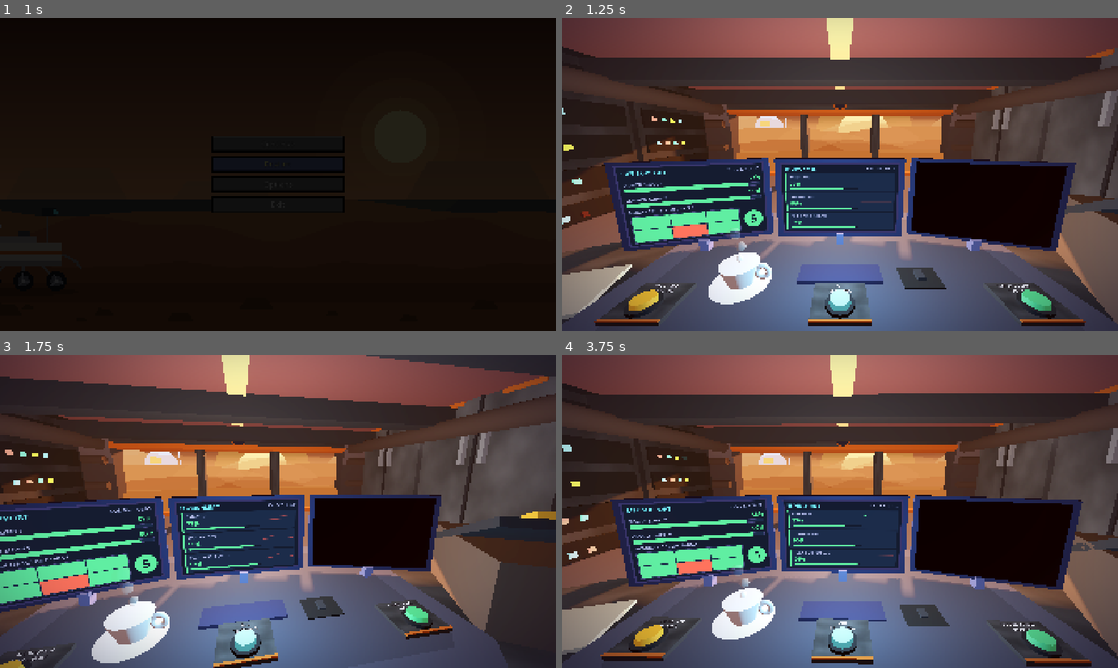
Above: before the commit, frames 1-4 (two rows, left to right).
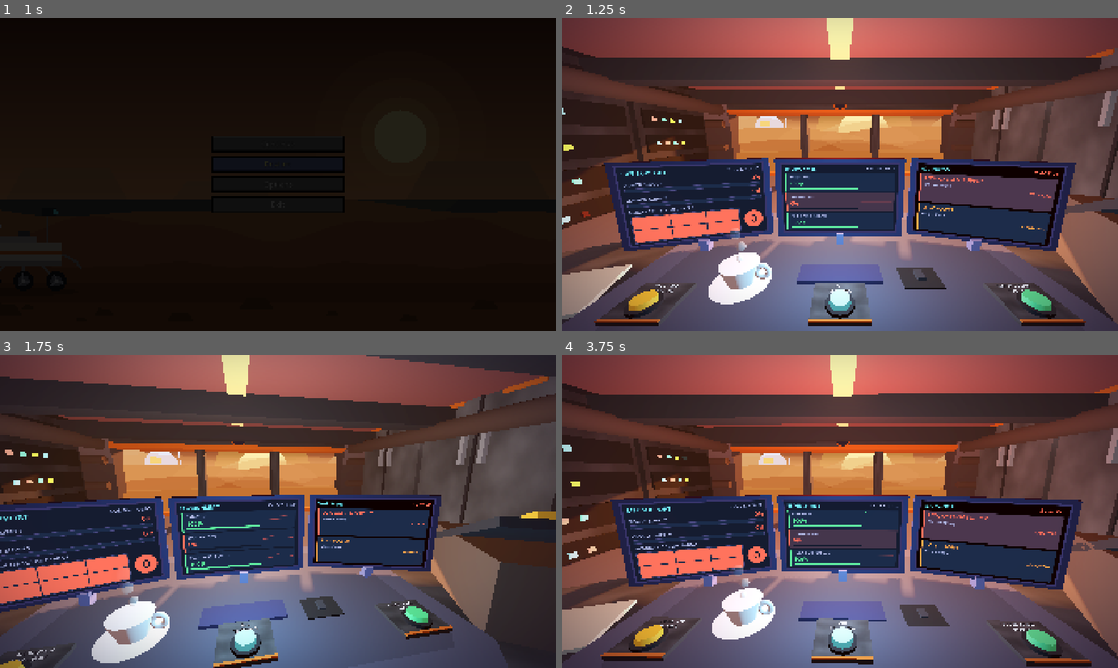
Above: after the commit, the same moments.

Repository: PolarLordStar/junior-astruonaut-mission-trainer
Game: Godot game, scene res://main_menu.tscn
Two runs of this game, one before a commit and one after it. Both use one fixed random seed, a clock stepped at 60 frames per second and the inputs below.
Inputs (mouse positions are in pixels of both pictures, inside the frame that each line leads up to):
- Up to frame 1 (1 s): click "Restart" at 0.5 s
- Up to frame 2 (1.25 s): no input
- Up to frame 3 (1.75 s): move the mouse to (400, 495) at 1.27 s; click (400, 495) at 1.42 s
- Up to frame 4 (3.75 s): move the mouse to (728, 527) at 2.02 s; click (728, 527) at 2.17 s; move the mouse to (895, 442) at 2.77 s; click (895, 442) at 2.92 s; move the mouse to (812, 574) at 3.52 s; click (812, 574) at 3.67 s

Frame 1 is identical in both runs. In frame 2, 15% of the frame differs, in the area x 11-92%, y 0-74%; in frame 3, 6.4%; in frame 4, 20%, in the area x 10-100%, y 0-79%.
Error in both runs: Invalid access to property or key 'DAY_DURATION' on a base object of type 'Node (preset_values.gd)'. (res://main/game/game.gd:29)

Commit message:
linked component variable to monitor

Diff:
--- a/main/game/room/scripts/Sensor.gd
+++ b/main/game/room/scripts/Sensor.gd
@@ -4,7 +4,15 @@
 ## You never add a plain "Sensor" node. Add one of its children instead:
 ## RadiationSensor, OxygenSensor, PerchlorateSensor, PowerSensor, SolarPanelsSensor (or your own).
 ##
-## Three ways a sensor gets its number:
+## In the real game a sensor takes its number from the Components object that the Game node owns
+## (Game.components_script, see main/game/components/components.gd): Radiation, Power, Oxygen,
+## ToxicPerch and SolarPanels. That is the game state, so the monitors always show what Components
+## holds. Components values run from 0 up to their MAX in main/libraries/preset_values.gd; each
+## sensor converts that to its own range below. The sensor finds Components by itself (it looks
+## through its parents for a node that has "components_script"), so nothing has to be wired up.
+##
+## Otherwise (no Game around, e.g. you run control_room.tscn on its own, or "Use Components" is off)
+## there are three ways a sensor gets its number:
 ##   1. simulate = true (default): the sensor's own _simulate() invents believable numbers.
 ##   2. simulate = false and the "Data" array filled in the Inspector: it plays your list of real
 ##      values, one every "Seconds Per Sample"   <-- paste NASA numbers here.
@@ -28,6 +36,8 @@
 
 # ---- editable in the Inspector ----
 @export_group("Data source")
+## ON = read the value from the game's Components object (when there is one). OFF = use the options below.
+@export var use_components := true
 ## ON = built-in simulation. OFF = use the Data array below (or your own set_value() calls).
 @export var simulate := true
 ## Real measurements, one number per sample (used when Simulate is off).
@@ -35,17 +45,26 @@
 @export var seconds_per_sample := 2.0
 @export var loop_data := true
 
+## Used to turn a Components value (0 .. MAX_xxx) into this sensor's own range.
+const PRESET := preload("res://main/libraries/preset_values.gd")
+
 var value := 0.0
 var _data_t := 0.0
+var components   # the Components object (components.gd) that Game owns; null when there is no Game
 
 
 ## Registered here (not in _init) so it always happens, whatever the child scripts do in their own _init.
 func _enter_tree() -> void:
 	add_to_group("sensors")
+	components = _find_components()
+	if use_components and components != null:
+		_pull_from_components()   # so the very first frame already shows the real value
 
 
 func _process(delta: float) -> void:
-	if simulate:
+	if use_components and components != null:
+		_pull_from_components()
+	elif simulate:
 		_simulate(delta)
 	elif data.size() > 0:
 		_data_t += delta
@@ -57,7 +76,27 @@
 		set_value(data[i])
 
 
-## Override in each sensor: update "value" here.
+## Looks up through the parents for the node that owns the Components (the Game node).
+func _find_components():
+	var n := get_parent()
+	while n != null:
+		if "components_script" in n:
+			return n.components_script
+		n = n.get_parent()
+	return null
+
+
+## Override in each sensor: read the matching variable from "components" and call set_value().
+func _pull_from_components() -> void:
+	pass
+
+
+## Converts a Components value (0 .. components_max) into this sensor's own range (min_value .. max_value).
+func _from_components(v, components_max: float) -> float:
+	return remap(float(v), 0.0, components_max, min_value, max_value)
+
+
+## Override in each sensor: update "value" here (used when there is no Components).
 func _simulate(_delta: float) -> void:
 	pass
 
--- a/main/game/room/scripts/oxygen_sensor.gd
+++ b/main/game/room/scripts/oxygen_sensor.gd
@@ -1,5 +1,6 @@
 class_name OxygenSensor
 extends Sensor
+## In the game its value is Components.Oxygen (0 .. MAX_OXYGEN), converted to this sensor's range.
 ## Oxygen level. ONE node feeds BOTH the Environment monitor ("oxygen level" row) and the
 ## Life Support monitor ("oxygen supply" bar). Drains faster when power is low; a reserve tank
 ## refills it when it runs out.
@@ -46,6 +47,10 @@
 	return "%d%% remaining" % roundi(value)
 
 
+func _pull_from_components() -> void:
+	set_value(_from_components(components.Oxygen, PRESET.MAX_OXYGEN))
+
+
 func _simulate(delta: float) -> void:
 	var power := _power.value if _power != null else 90.0
 	var drain := O2_DRAIN
--- a/main/game/room/scripts/perchlorate_sensor.gd
+++ b/main/game/room/scripts/perchlorate_sensor.gd
@@ -1,5 +1,6 @@
 class_name PerchlorateSensor
 extends Sensor
+## In the game its value is Components.ToxicPerch (0 .. MAX_TOXIC_PERCH), converted to this sensor's range.
 ## Toxic perchlorate in the cabin air (Environment monitor). Rises during dust storms.
 ## FOR NASA DATA: change the numbers below, and/or fill the "Data" array in the Inspector.
 
@@ -41,6 +42,10 @@
 	_storm = get_tree().get_first_node_in_group("storm") as StormSystem
 
 
+func _pull_from_components() -> void:
+	set_value(_from_components(components.ToxicPerch, PRESET.MAX_TOXIC_PERCH))
+
+
 func _simulate(delta: float) -> void:
 	_tick += delta
 	if _tick >= 0.25:
--- a/main/game/room/scripts/power_sensor.gd
+++ b/main/game/room/scripts/power_sensor.gd
@@ -1,5 +1,6 @@
 class_name PowerSensor
 extends Sensor
+## In the game its value is Components.Power (0 .. MAX_POWER), converted to this sensor's range.
 ## Power supply (Life Support monitor). Follows the solar panels; dust in the air blocks sunlight.
 ## FOR NASA DATA: change the numbers below, and/or fill the "Data" array in the Inspector.
 
@@ -42,6 +43,10 @@
 			"badge": "WARNING", "level": 2}
 
 
+func _pull_from_components() -> void:
+	set_value(_from_components(components.Power, PRESET.MAX_POWER))
+
+
 func _simulate(delta: float) -> void:
 	_tick += delta
 	if _tick >= 0.25:
--- a/main/game/room/scripts/radiation_sensor.gd
+++ b/main/game/room/scripts/radiation_sensor.gd
@@ -1,5 +1,6 @@
 class_name RadiationSensor
 extends Sensor
+## In the game its value is Components.Radiation (0 .. MAX_RADIATION), converted to this sensor's range.
 ## Radiation (Environment monitor). Rises when a solar flare approaches and spikes when it hits.
 ## FOR NASA DATA: change the numbers below, and/or fill the "Data" array in the Inspector.
 
@@ -41,6 +42,10 @@
 	_storm = get_tree().get_first_node_in_group("storm") as StormSystem
 
 
+func _pull_from_components() -> void:
+	set_value(_from_components(components.Radiation, PRESET.MAX_RADIATION))
+
+
 func _simulate(delta: float) -> void:
 	_tick += delta
 	if _tick >= 0.25:
--- a/main/game/room/scripts/solar_panels_sensor.gd
+++ b/main/game/room/scripts/solar_panels_sensor.gd
@@ -1,5 +1,6 @@
 class_name SolarPanelsSensor
 extends Sensor
+## In the game its value is Components.SolarPanels (0 .. MAX_SOLAR_PANELS), converted to this sensor's range.
 ## The 6 solar panels (Life Support monitor). Each panel is simply working or not working.
 ## "value" is the number of working panels, 0-6 (shown in the number box on the monitor);
 ## PowerSensor uses it too.
@@ -72,6 +73,10 @@
 	value = float(working)
 
 
+func _pull_from_components() -> void:
+	set_value(_from_components(components.SolarPanels, PRESET.MAX_SOLAR_PANELS))
+
+
 func _simulate(delta: float) -> void:
 	if _storm != null and _storm.phase == 2 and _storm.kind.begins_with("DUST"):
 		var pace := WEAR_DUST_STORM if _storm.kind == "DUST STORM" else WEAR_DUST_DEVIL
